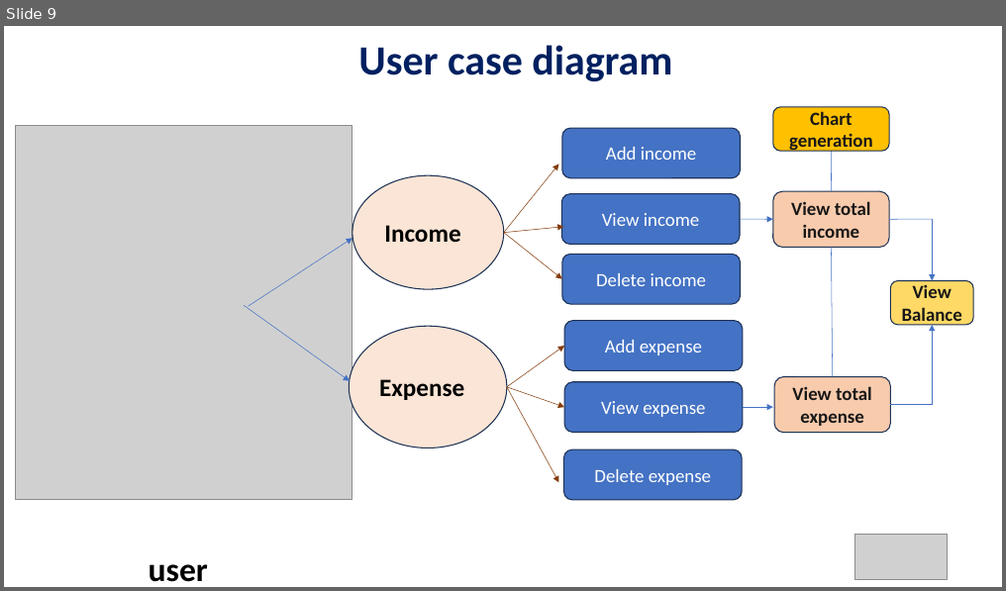
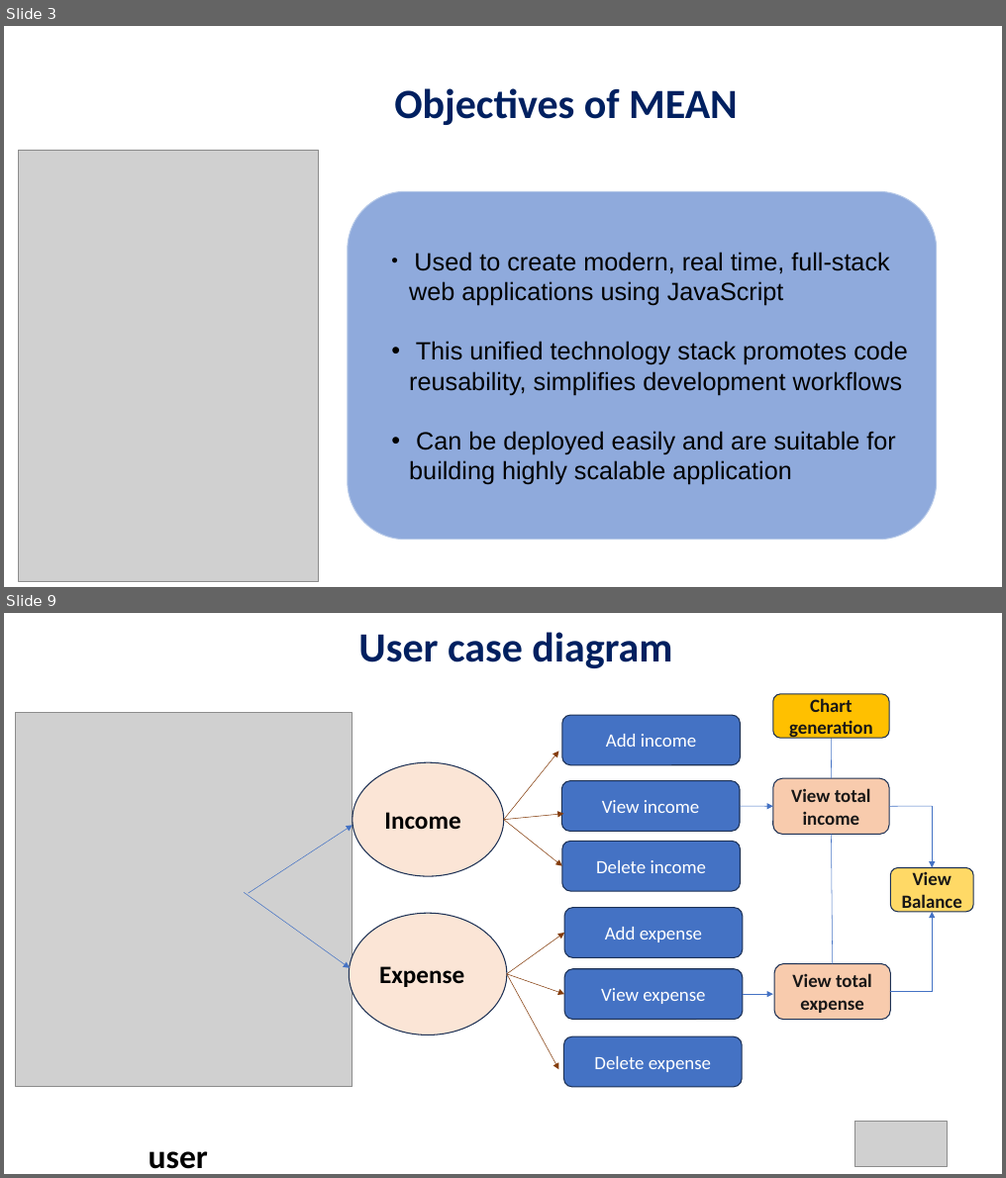
Before and after one commit to AitrichAcademyMeanStack/personal-finance-manager-workshop-ppts, a slide deck: WORKSHOP_INTRO/mean-finance-manager-workshop-intro.pptx. Shown one above the other, each under a label of ours: slide 9 before the commit, slides 3 and 9 after it; the slides between them are not shown. The pictures are 1006x591 and 1006x1178 pixels, drawn with LibreOffice and Linux fonts; fonts in the diff are those of the drawing; grey boxes stand for pictures. Boxes give left, top, right and bottom in pixels: in the first picture for what was removed or moved away, otherwise in the second. Text is boxed around its words. In the diff, an @@ line names an element or a change of style, - is before the commit and + after.

```diff
--- a/WORKSHOP_INTRO/mean-finance-manager-workshop-intro.pptx
+++ b/WORKSHOP_INTRO/mean-finance-manager-workshop-intro.pptx
@@ slide 3 added at [4,26,1002,587], background #FFFFFF @@
@@ text added at [394,88,738,125], 40 pt, text #002060, bold @@
+Objectives of MEAN
@@ picture added at [18,150,319,581] @@
@@ rounded rectangle added at [348,191,937,540], fill #8FAADC, outline #B4C7E7 1 pt, 24 pt, text #000000 @@
+• Used to create modern, real time, full-stack web applications using JavaScript
+• This unified technology stack promotes code reusability, simplifies development workflows
+• Can be deployed easily and are suitable for building highly scalable application
```
Also in this commit, not shown: 8 slides changed, 5 other slides added, 5 slides removed, 1 other file.
